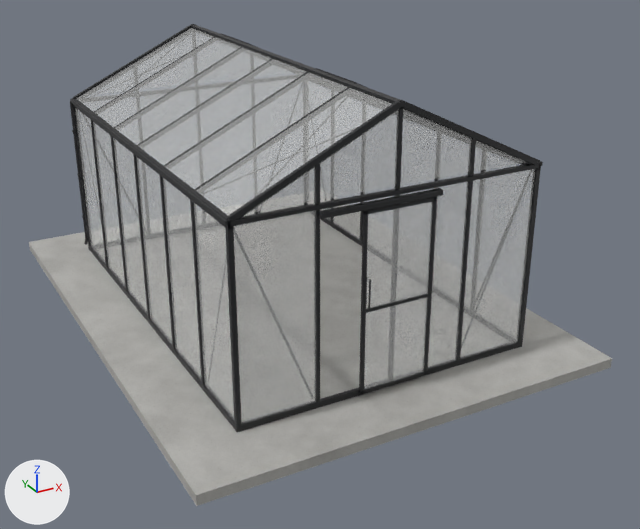
The glTF model models/scandiglas/sg-rect-10-2-15-1.glb, before and after one commit.
Both versions are drawn from a camera (50 mm lens) standing at (-4.03, -5.32, 4.37) and looking at (0.23, 2.42, 0.5). Lighting does not change. The marker at lower left points along +X, +Y and +Z. The first picture is the older version. Vertices at exactly the same position are counted once.

Before the edit, the objects in view are built like this:
```python
me_scandiglas = bpy.data.meshes.new('scandiglas')
me_scandiglas.from_pydata(...)  # 3516 vertices, 6497 faces; spans x -2.19..2.19, y 0.0..5.88, z -0.1..2.69
# faces by material slot: [44, 4653, 1184, 616]
me_scandiglas.materials.append(mat_concrete)  # picture img_concrete
me_scandiglas.materials.append(mat_powder)
me_scandiglas.materials.append(mat_glass)  # white #fdfefd
me_scandiglas.materials.append(mat_glass_roof)  # white #f3f5f3
ob_scandiglas_rect_10_2_15_1 = bpy.data.objects.new('scandiglas-rect-10-2-15-1', me_scandiglas)
ob_scandiglas_rect_10_2_15_1.location = (0.0, 0.0, 0.0)
```
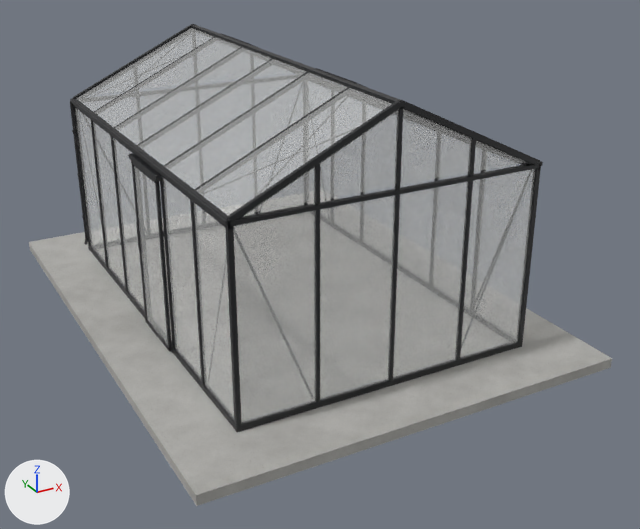
The newer file is also turned or shifted as a whole; pictures and numbers use the older file's frame.

Pixel boxes [x1, y1, x2, y2] of what changed, in the pictures (640 x 529 px; the box of a moved part takes in the faces that stretch with it):
part 1 of me_scandiglas, moved or reshaped
    before: [359, 197, 437, 395]
    after: [131, 161, 172, 351]
part 2 of me_scandiglas, moved or reshaped
    before: [136, 156, 172, 344]
    after: [136, 222, 140, 248]
part 3 of me_scandiglas, moved or reshaped (not visible afterwards)
    before: [364, 202, 433, 389]
part 4 of me_scandiglas, moved or reshaped
    before: [318, 188, 443, 219]
    after: [129, 153, 162, 181]
part 5 of me_scandiglas, added
    after: [134, 166, 168, 344]
part 6 of me_scandiglas, added
    after: [320, 195, 395, 400]
part 7 of me_scandiglas, deleted
    before: [361, 294, 429, 313]
part 8 of me_scandiglas, deleted
    before: [368, 279, 371, 309]
part 9 of me_scandiglas, surface changed
    both: [66, 150, 500, 418]

What the commit changed:
me_scandiglas is used by ob_scandiglas_rect_10_2_15_1; location (0.0, 0.0, 0.0).
me_scandiglas had 3516 vertices, 6497 faces and spanned x -2.19..2.19, y 0.0..5.88, z -0.1..2.69.
me_scandiglas now has 3492 vertices, 6453 faces and spans x -2.19..2.19, y 0.0..5.88, z -0.1..2.69.
me_scandiglas part 1: the loose piece of 70 vertices spanning x -0.36..0.38, y 0.58..0.61, z 0.03..1.81 is turned -90 degrees about the z axis through its middle, then moved by (-1.6, 1.96, 0.0).
me_scandiglas part 2: the loose piece of 24 vertices spanning x -1.55, y 2.19..2.92, z 0.06..1.89 is scaled about its middle by (2.78, 0.0158, 0.152), then moved by (-0.07, 0.31, 0.07), in mat_powder.
me_scandiglas part 3: the loose piece of 24 vertices spanning x -0.32..0.35, y 0.6, z 0.07..1.77 is scaled about its middle by (0, 0.198, 0.163), then moved by (-1.57, 2.26, 0.12), in mat_powder.
me_scandiglas part 4: the loose piece of 24 vertices spanning x -0.78..0.43, y 0.57..0.63, z 1.82..1.87 is turned -90 degrees about the z axis through its middle and scaled by 0.663, then moved by (-1.42, 1.94, 0.0).
me_scandiglas part 5: the loose piece of 24 vertices spanning x -1.55, y 2.19..2.92, z 0.06..1.89 is copied, and the copy is scaled about its middle by (1, 0.901, 0.936), then moved by (-0.04, 0.0, -0.05); it spans x -1.59, y 2.23..2.88, z 0.07..1.77.
me_scandiglas part 6: the loose piece of 24 vertices spanning x -0.32..0.35, y 0.6, z 0.07..1.77 is copied, and the copy is scaled about its middle by (1.11, 1, 1.07), then moved by (-0.4, 0.04, 0.05); it spans x -0.76..-0.02, y 0.64, z 0.06..1.89.
me_scandiglas part 7: the loose piece of 24 vertices spanning x -0.36..0.38, y 0.58..0.61, z 0.85..0.88 is deleted.
me_scandiglas part 8: the loose piece of 24 vertices spanning x -0.3..-0.29, y 0.56..0.57, z 0.9..1.18 is deleted.
me_scandiglas part 9: 6008 kept faces spanning x -2.19..2.19, y 0.0..5.88, z -0.1..2.69 get new texture (UV) coordinates.
Other edits to the shape of me_scandiglas do not show in these pictures.
